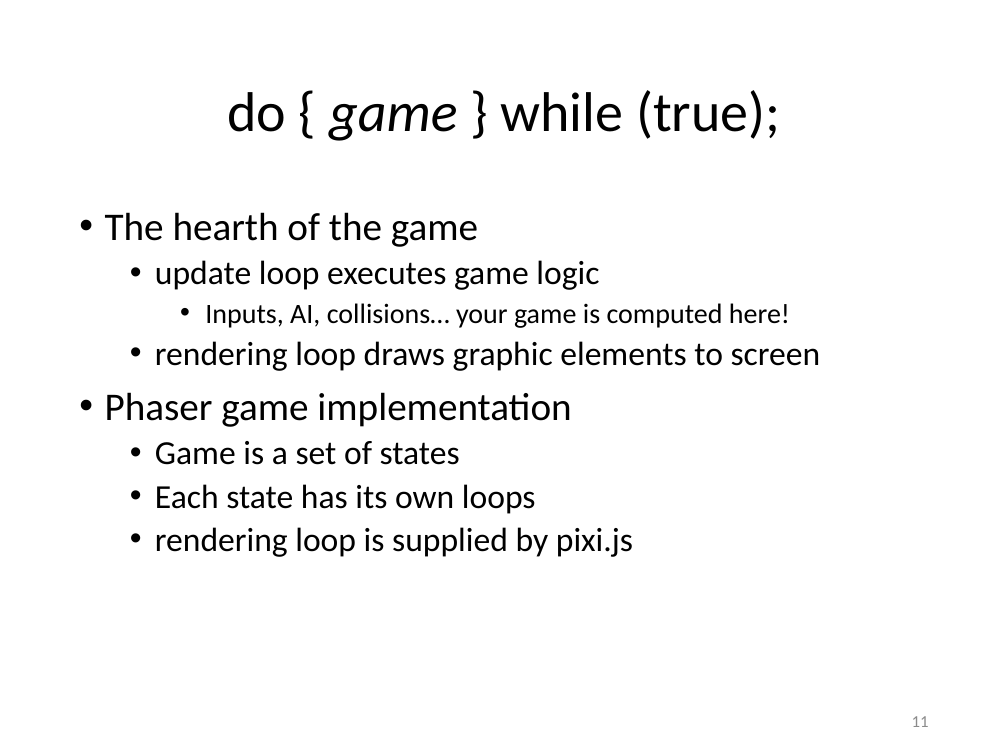
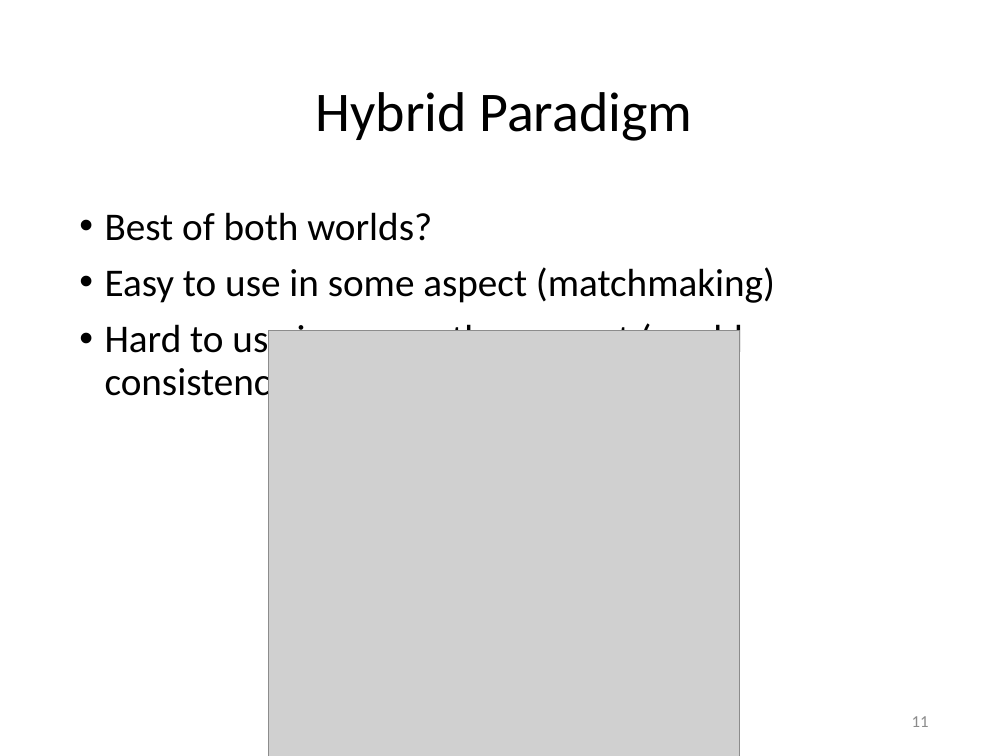
Before and after one commit to Lotti/codemotion2015, a slide deck: slide 11 of slides/slides.pptx. Drawn at 1008x756 pixels with LibreOffice and Linux fonts; fonts in the diff are those of the drawing; grey boxes stand for pictures; background and template pictures are left out. Boxes give left, top, right and bottom in pixels: in the first picture for what was removed or moved away, otherwise in the second. Text is boxed around its words. In the diff, an @@ line names an element or a change of style, - is before the commit and + after.

```diff
--- a/slides/slides.pptx
+++ b/slides/slides.pptx
@@ title at (316,92,692,141): text changed @@
-do { game } while (true);
+Hybrid Paradigm
@@ text at (105,212,775,405): text changed; size 24 to 28 pt @@
-• The hearth of the game
-  • update loop executes game logic
-    • Inputs, AI, collisions… your game is computed here!
-  • rendering loop draws graphic elements to screen
-• Phaser game implementation
-  • Game is a set of states
-  • Each state has its own loops
-  • rendering loop is supplied by pixi.js
+• Best of both worlds?
+• Easy to use in some aspect (matchmaking)
+• Hard to use in some other aspect (world consistency)
@@ picture added at (269,331,740,756) @@
```
Also in this commit, not shown: 9 other slides changed, 8 other files.
